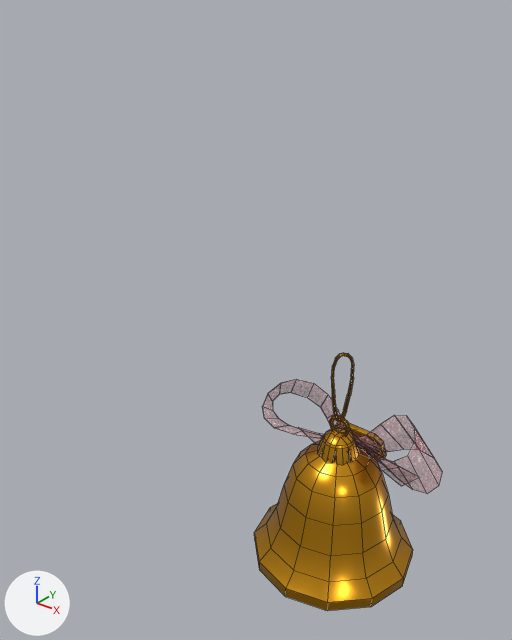
One commit to the FBX model Unity Bundle/Assets/BeatLeader/6_Geometry/Ball_5_Bell.fbx: the scene before it, then after it.
One viewpoint serves both versions: a 50 mm camera at (0.311, -0.188, 0.02) aimed at (0.156, 0.006, -0.1). Arrows for +X, +Y and +Z are at lower left; the lights stay in place. Mesh edges are drawn as thin lines. Where no turn or scale is listed for an object, it has been applied to the vertices.

The older version as bpy lines, for what is in view:
```python
me_ball_5_bell_002 = bpy.data.meshes.new('Ball_5_Bell.002')
me_ball_5_bell_002.from_pydata(...)  # 549 vertices, 507 faces; spans x -0.0393..0.0373, y -0.0314..0.0314, z -0.1014..0.003
# faces by material slot: [383, 124]
me_ball_5_bell_002.materials.append(mat_brass)  # orange #e7a528
me_ball_5_bell_002.materials.append(mat_ribbon)
ob_ball_5_bell = bpy.data.objects.new('Ball_5_Bell', me_ball_5_bell_002)
ob_ball_5_bell.location = (0.2, 0.0, -0.1)
```
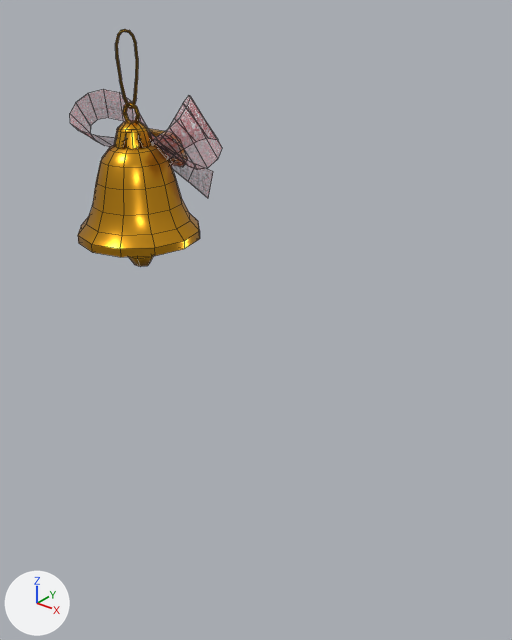
Edits to the bpy script that builds the scene:
```text
Change me_ball_5_bell_002:
    where me_ball_5_bell_002.from_pydata(...)  # 549 vertices, 507 faces; spans x -0.0393..0.0373, y -0.0314..0.0314, z -0.1014..0.003
    used by ob_ball_5_bell; location = (0.2, 0.0, -0.1)
    me_ball_5_bell_002 part 1: the loose piece of 132 vertices spanning x -0.0314..0.0314, y -0.0314..0.0314, z -0.0859..-0.0363 is scaled about its middle by 0.8, then moved by (0.0, 0.0, 0.005)
    me_ball_5_bell_002 part 2: the loose piece of 24 vertices spanning x -0.0076..0.0076, y -0.0065..0.0065, z -0.1014..-0.0342 is scaled about its middle by 0.8, then moved by (0.0, 0.0, 0.0063)
Change ob_ball_5_bell:
    ob_ball_5_bell.location: (0.2, 0.0, -0.1) -> (0.1, 0.0, 0.0)
```

Location of each change, (x1, y1, x2, y2) in pixels of the pictures (512 x 640 px; the box of a moved part takes in the faces that stretch with it):
'Ball_5_Bell', reshaped, moved (19% narrower, 8% shorter)
    before: (254, 353, 441, 611)
    after: (70, 29, 222, 267)
part 1 of me_ball_5_bell_002, moved or reshaped
    before: (254, 440, 413, 611)
    after: (78, 138, 200, 257)
part 2 of me_ball_5_bell_002, moved or reshaped (not visible before)
    after: (129, 256, 153, 267)
